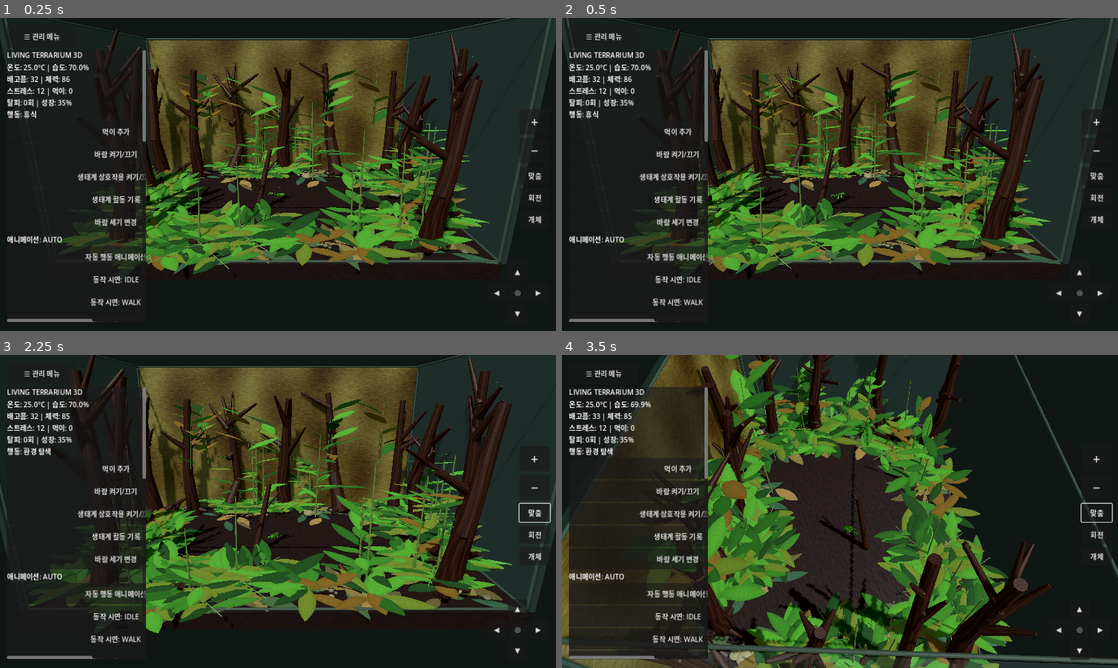
Above: before the commit, frames 1-4 (two rows, left to right).
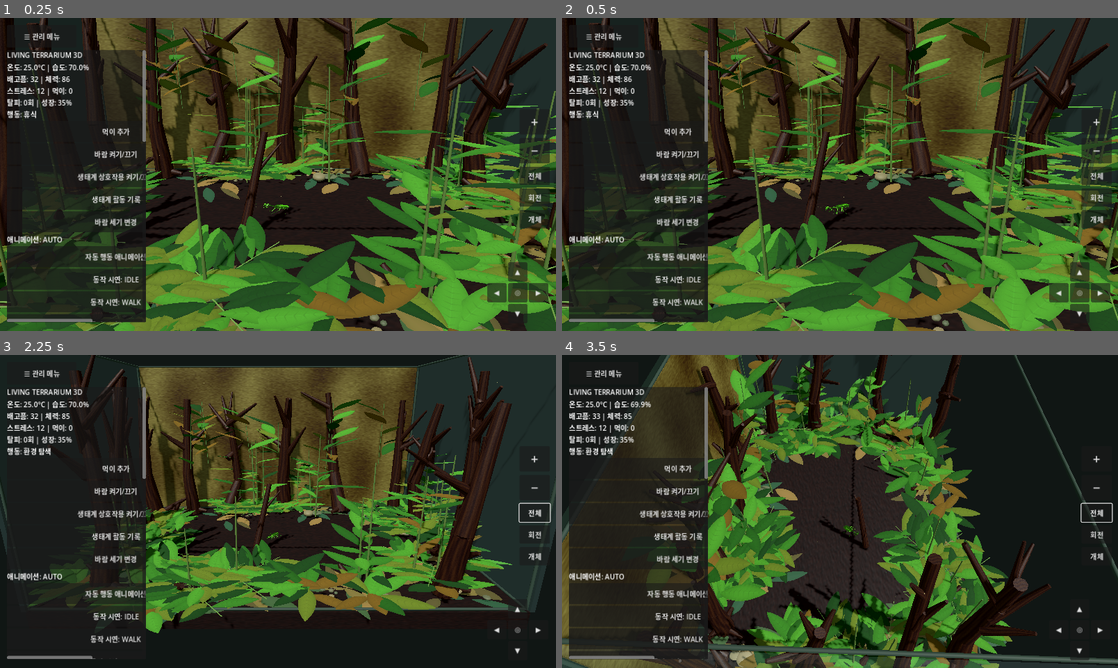
Above: after the commit, the same moments.

Repository: s5vrusg22-stack/LivingTerrarium
Game: Godot game, scene res://scenes/main.tscn
Same seed, same stepped clock (60 frames per second), same inputs: the game is played once before the commit and once after it.
Inputs (mouse positions are in pixels of both pictures, inside the frame that each line leads up to):
- Up to frame 1 (0.25 s): no input
- Up to frame 2 (0.5 s): no input
- Up to frame 3 (2.25 s): click (533, 511) at 0.5 s, where only the run before the commit has a clickable "맞춤"; click (533, 511) at 1.25 s, where only the run after the commit has a clickable "전체"; tap Enter at 2 s; move the mouse to (400, 495) at 2.02 s; hold D from 2.03 s (still down); click (400, 495) at 2.17 s
- Up to frame 4 (3.5 s): release D at 2.75 s; drag from (728, 527) to (812, 574) at 2.77 s

The runs differ from the first frame. In frame 1, 60% of the frame differs, in the area x 0-100%, y 0-100%; in frame 2, 60%; in frame 3, less than 0.1%; in frame 4, less than 0.1%.

Commit message:
Keep the mantis close in the initial camera view

Diff:
--- a/scripts/main.gd
+++ b/scripts/main.gd
@@ -30,7 +30,7 @@
 var notice: Label
 var orbit_yaw := 0.0
 var orbit_pitch := 0.30
-var orbit_distance := 8.6
+var orbit_distance := 5.3
 const CAMERA_MIN_DISTANCE := 0.42
 const CAMERA_MAX_DISTANCE := 22.0
 const WALK_BOUND_X := 3.25
@@ -1173,7 +1173,7 @@
     zoom_out.pressed.connect(func(): _set_camera_zoom(0.42))
     zoom_controls.add_child(zoom_out)
     var zoom_reset := Button.new()
-    zoom_reset.text = "맞춤"
+    zoom_reset.text = "전체"
     zoom_reset.custom_minimum_size = Vector2(68, 42)
     zoom_reset.pressed.connect(func(): _reset_camera())
     zoom_controls.add_child(zoom_reset)
